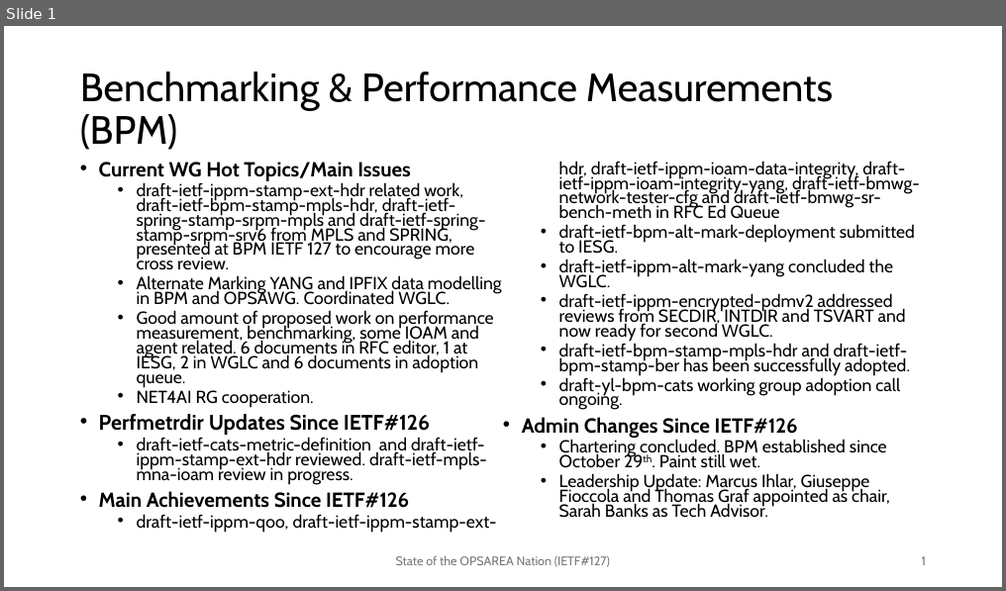
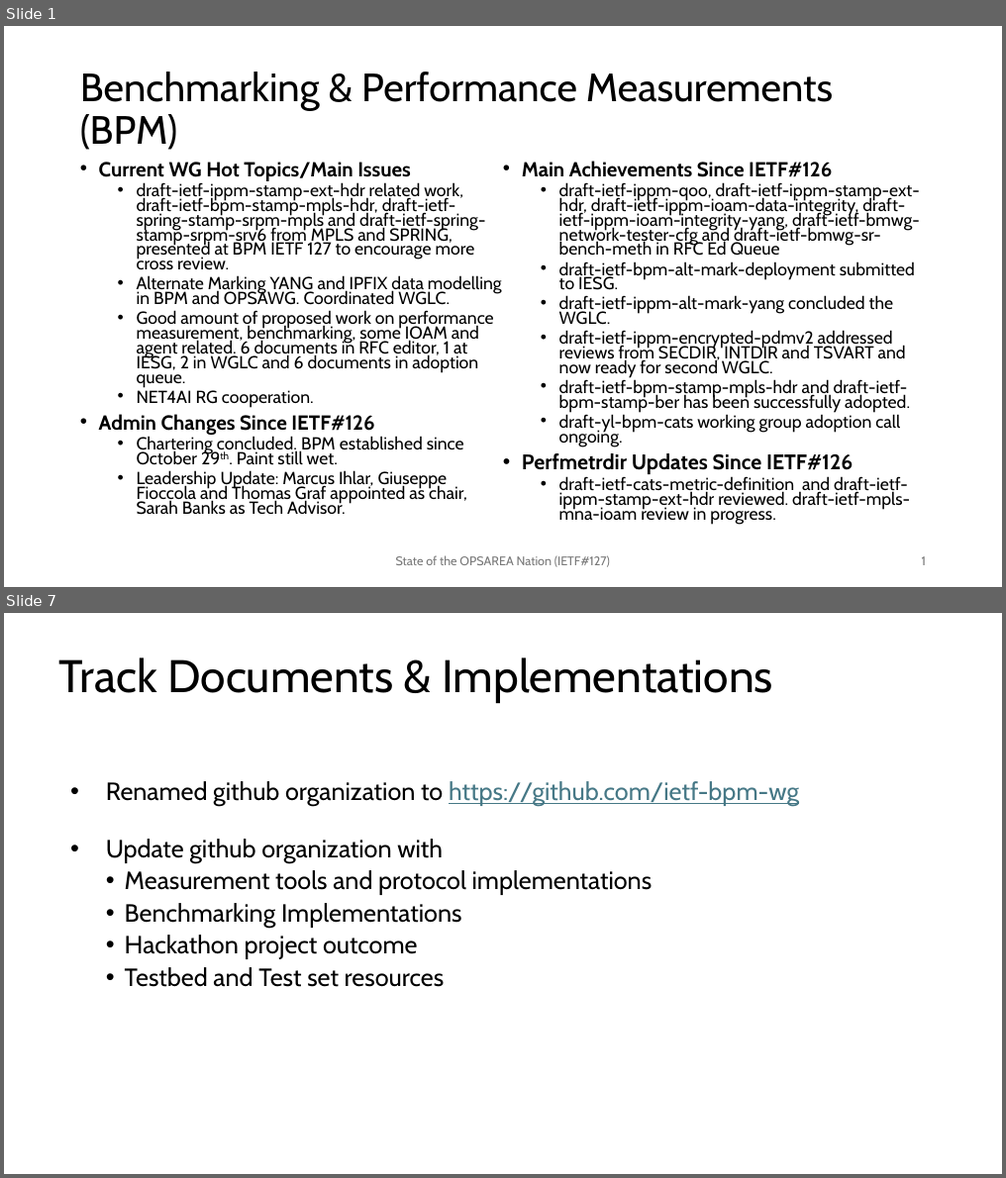
Before and after one commit to ietf-bpm-wg/meeting-materials, a slide deck: ietf127-SanFrancisco/slides/State of OPS Area-BPM-PERFMETRDIR.pptx. Shown one above the other, each under a label of ours: slide 1 before the commit, slides 1 and 7 after it; the slides between them are not shown. The pictures are 1006x591 and 1006x1178 pixels, drawn with LibreOffice and Linux fonts; fonts in the diff are those of the drawing. Boxes give left, top, right and bottom in pixels: in the first picture for what was removed or moved away, otherwise in the second. Text is boxed around its words. In the diff, an @@ line names an element or a change of style, - is before the commit and + after.

```diff
--- a/ietf127-SanFrancisco/slides/State of OPS Area-BPM-PERFMETRDIR.pptx
+++ b/ietf127-SanFrancisco/slides/State of OPS Area-BPM-PERFMETRDIR.pptx
@@ slide 7 added at <box>4,613,1002,1174</box>, background #FFFFFF @@
@@ title added at <box>59,658,774,703</box>, 44 pt, text #000000 @@
+Track Documents & Implementations
@@ text added at <box>106,781,799,987</box>, 24 pt, text #000000 @@
+• Renamed github organization to https://github.com/ietf-bpm-wg
+• Update github organization with
+  • Measurement tools and protocol implementations
+  • Benchmarking Implementations
+  • Hackathon project outcome
+  • Testbed and Test set resources
@@ slide 1 changed as well @@
@@ text at <box>99,414,467,515</box>: text changed @@
-  • Perfmetrdir Updates Since IETF#126
-  • draft-ietf-cats-metric-definition and draft-ietf-ippm-stamp-ext-hdr reviewed. draft-ietf-mpls-mna-ioam review in progress.
+• Admin Changes Since IETF#126
+  • Chartering concluded. BPM established since October 29th. Paint still wet.
+  • Leadership Update: Marcus Ihlar, Giuseppe Fioccola and Thomas Graf appointed as chair, Sarah Banks as Tech Advisor.
@@ text at <box>522,454,910,524</box>: text changed @@
-• Admin Changes Since IETF#126
-  • Chartering concluded. BPM established since October 29th. Paint still wet.
-  • Leadership Update: Marcus Ihlar, Giuseppe Fioccola and Thomas Graf appointed as chair, Sarah Banks as Tech Advisor.
+  • Perfmetrdir Updates Since IETF#126
+  • draft-ietf-cats-metric-definition and draft-ietf-ippm-stamp-ext-hdr reviewed. draft-ietf-mpls-mna-ioam review in progress.
```
Also in this commit, not shown: 5 other slides added, 1 other file.
